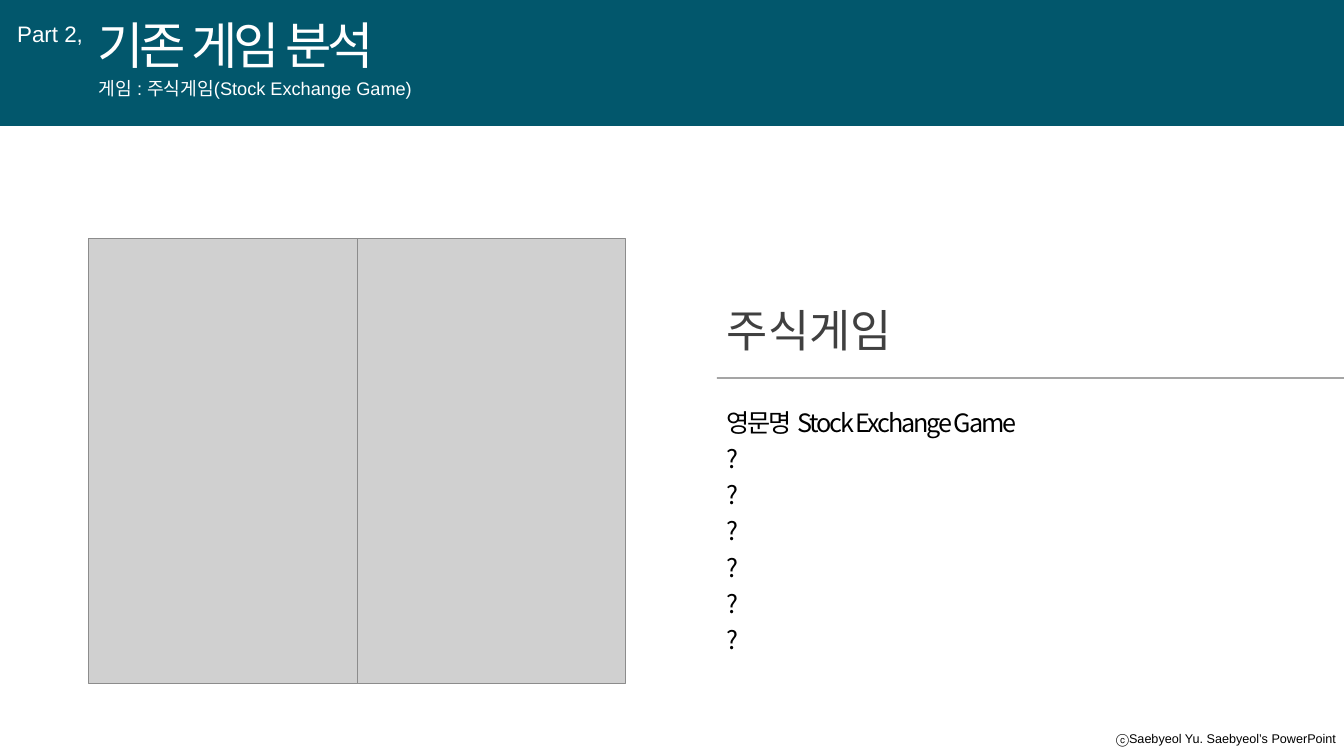
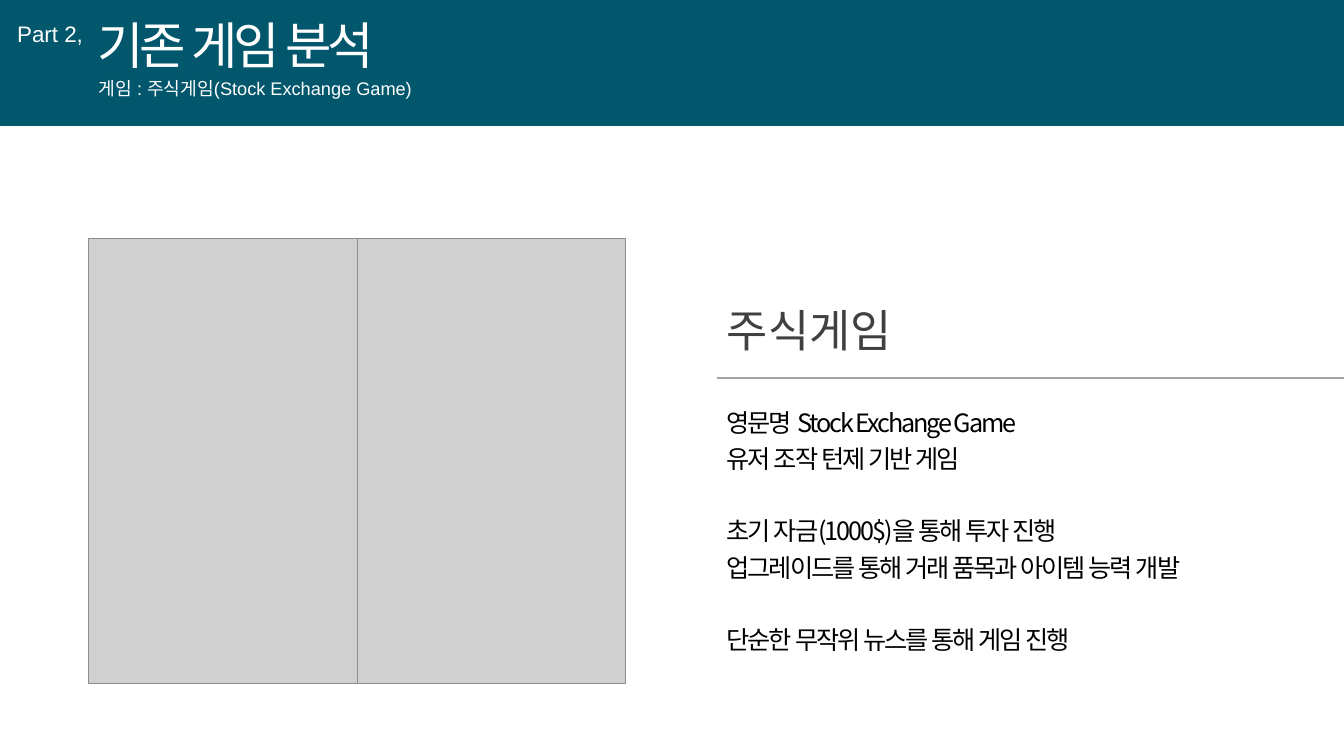
Before and after one commit to SKYooon1/Project2002, a slide deck: slide 10 of Present.odp (slide 15 before the commit). Drawn at 1344x756 pixels with LibreOffice and Linux fonts; fonts in the diff are those of the drawing; grey boxes stand for pictures. Boxes give left, top, right and bottom in pixels: in the first picture for what was removed or moved away, otherwise in the second. Text is boxed around its words. In the diff, an @@ line names an element or a change of style, - is before the commit and + after.

```diff
--- a/Present.odp
+++ b/Present.odp
@@ text at (x1=727, y1=447, x2=1180, y2=651): text changed @@
-?
-?
-?
-?
-?
-?
+유저 조작 턴제 기반 게임
+초기 자금(1000$)을 통해 투자 진행
+업그레이드를 통해 거래 품목과 아이템 능력 개발
+단순한 무작위 뉴스를 통해 게임 진행
@@ text removed at (x1=1185, y1=734, x2=1336, y2=746) @@
-ⓒSaebyeol Yu. Saebyeol’s PowerPoint
```
Also in this commit, not shown: 9 other slides changed, 5 slides added, 8 slides removed.
